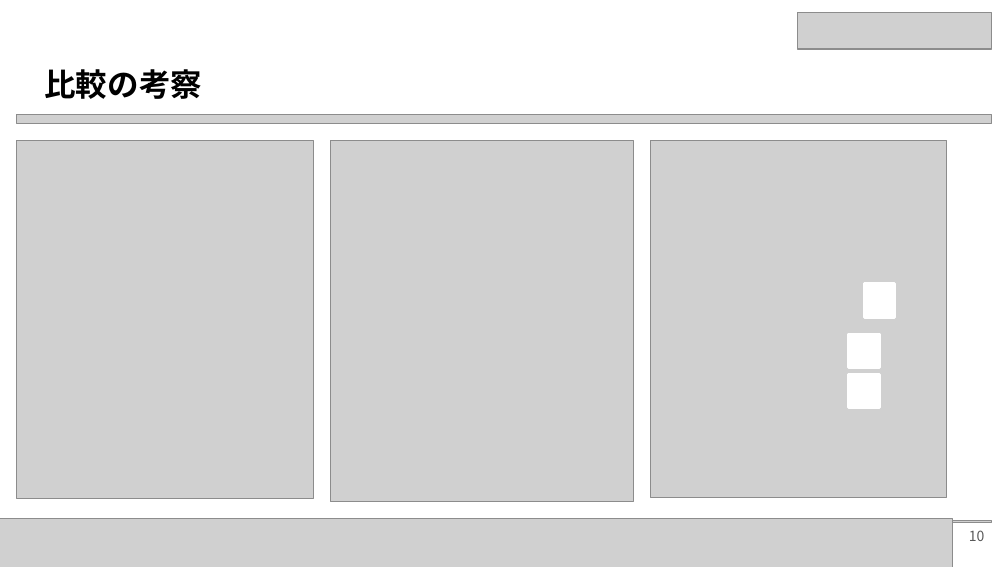
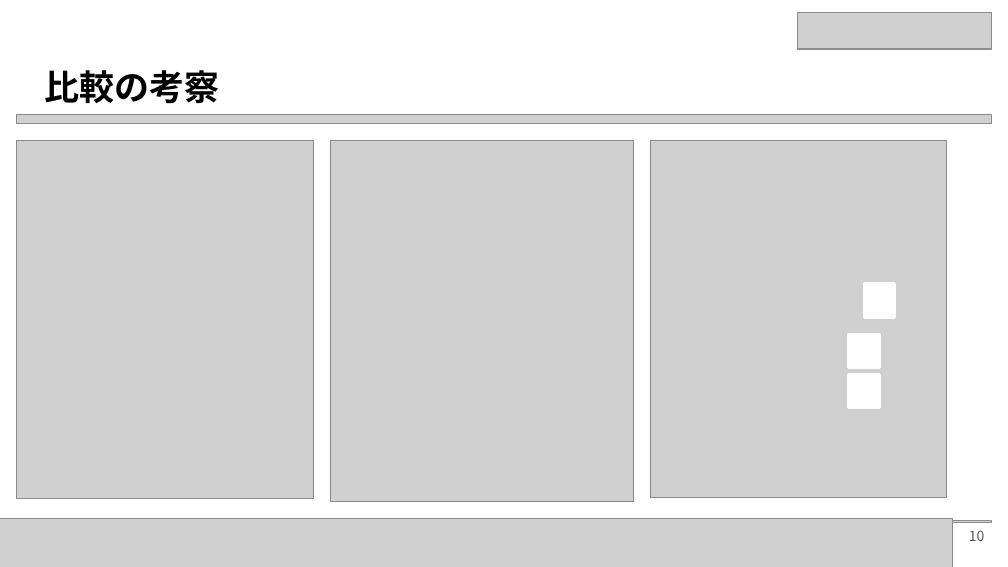
Before and after one commit to Nacchaaan/MY-presentation, a slide deck: slide 10 of 8.pptx. Drawn at 1008x567 pixels with LibreOffice and Linux fonts; fonts in the diff are those of the drawing; grey boxes stand for pictures. Boxes give left, top, right and bottom in pixels: in the first picture for what was removed or moved away, otherwise in the second. Text is boxed around its words. In the diff, an @@ line names an element or a change of style, - is before the commit and + after.

```diff
--- a/8.pptx
+++ b/8.pptx
@@ title "比較の考察" at (44, 70, 219, 104): size 22.5 to 25 pt @@
```
Also in this commit, not shown: 3 other slides changed.
